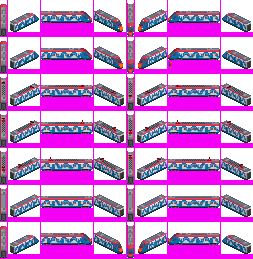
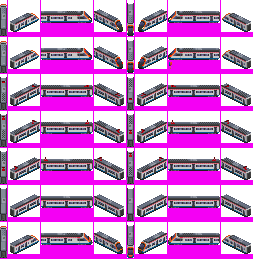
Layered file, before and after one edit (253 x 259). Changes by layer:
added layer "panto 4,0" above "panto" over [left=1, top=79, right=247, bottom=175]
hid "panto" over [left=1, top=82, right=243, bottom=171]
renamed "2.0&3.0 overlap" to "2.0-3.0 overlap", showed it, painted on it over [left=85, top=18, right=175, bottom=255]
hid "0.0_2&1.0 overlap" over [left=85, top=19, right=175, bottom=255]
painted on "head" over [left=0, top=3, right=247, bottom=36]
painted on "wag" over [left=0, top=188, right=247, bottom=216]
painted on "head e" over [left=0, top=40, right=247, bottom=73]
painted on "mot d" over [left=0, top=77, right=247, bottom=105]
painted on "mot" over [left=0, top=114, right=247, bottom=142]
painted on "wag mot 2" over [left=0, top=151, right=247, bottom=179]
painted on "head fake" over [left=0, top=225, right=247, bottom=255]
